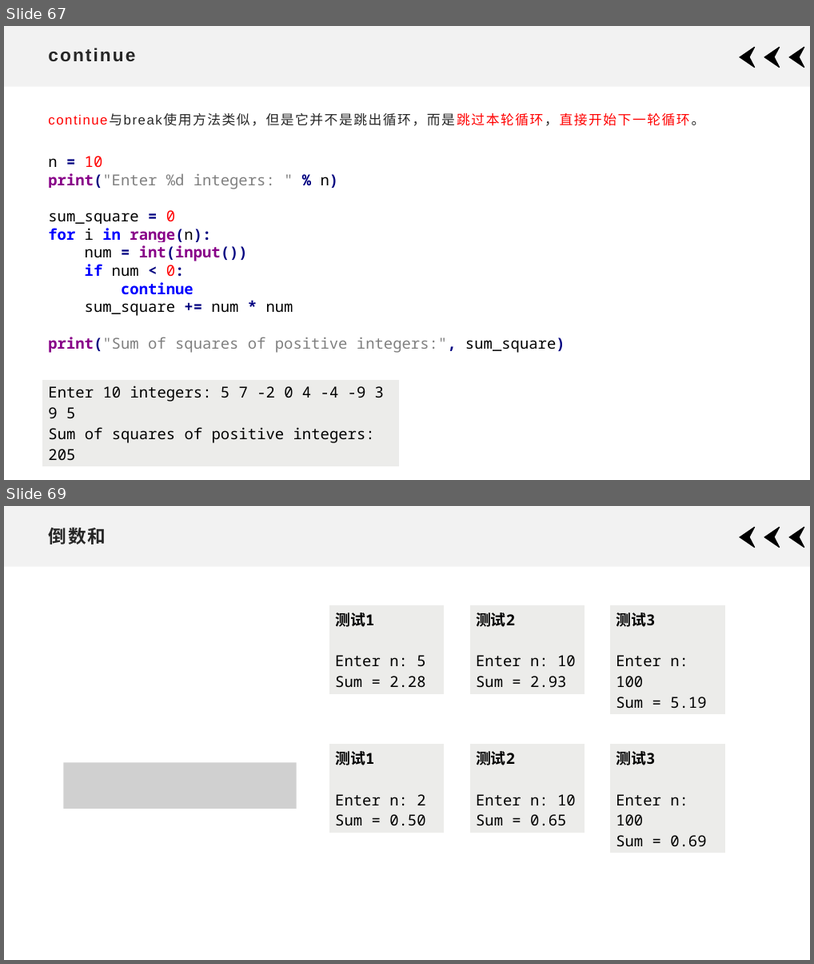
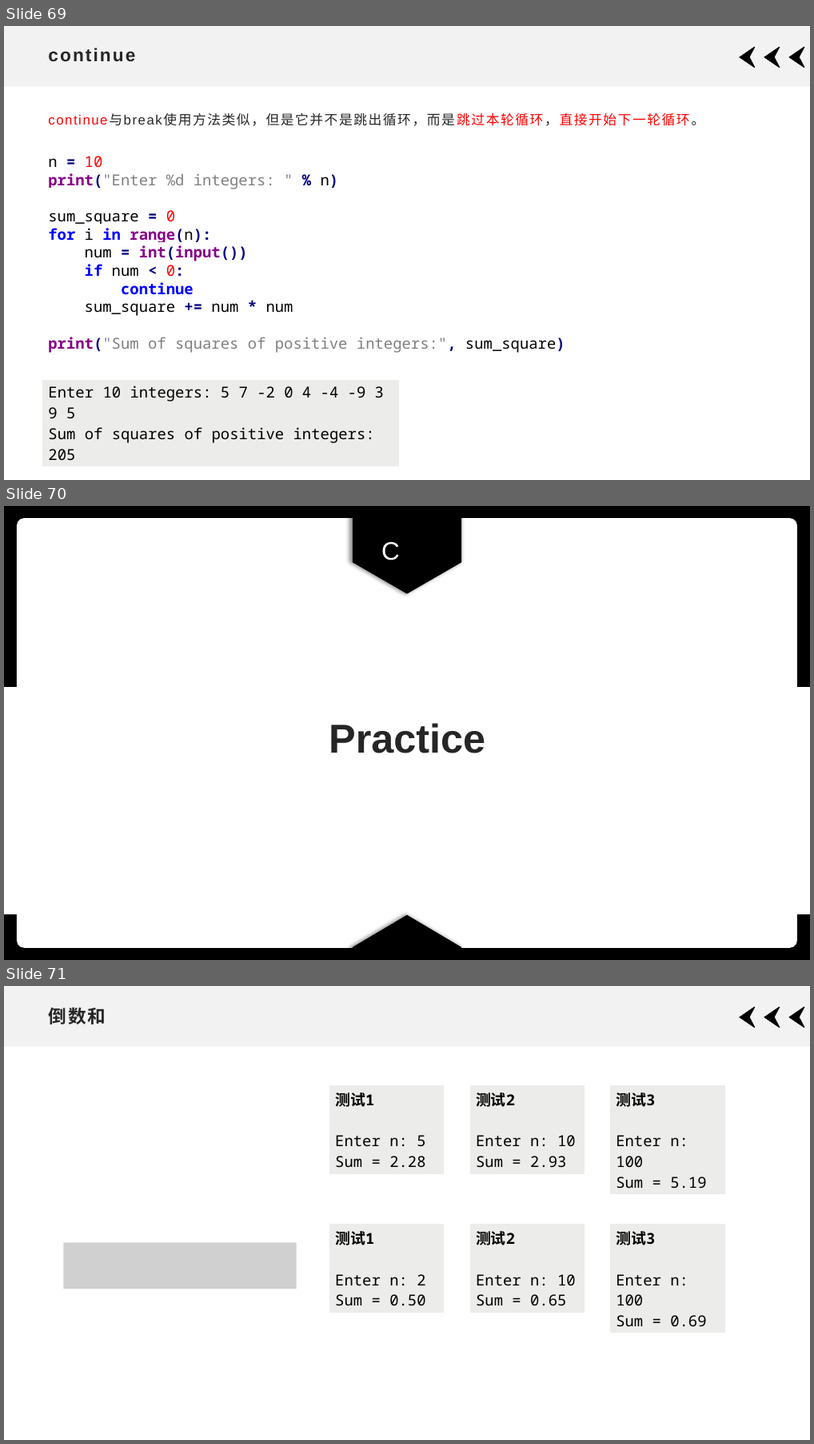
Before and after one commit to xdai02/Python, a slide deck: slides/Chapter3.pptx. Shown one above the other, each under a label of ours: slides 67 and 69 before the commit, slides 69, 70 and 71 after it; the slides between them are not shown. The pictures are 814x964 and 814x1444 pixels, drawn with LibreOffice and Linux fonts; fonts in the diff are those of the drawing; grey boxes stand for pictures. Boxes give left, top, right and bottom in pixels: in the first picture for what was removed or moved away, otherwise in the second. Text is boxed around its words. In the diff, an @@ line names an element or a change of style, - is before the commit and + after.

```diff
--- a/slides/Chapter3.pptx
+++ b/slides/Chapter3.pptx
@@ slide 70 added at bbox=[4, 506, 810, 960], background #FFFFFF @@
@@ text added at bbox=[382, 542, 400, 560], 30 pt, text #FFFFFF @@
+C
@@ title added at bbox=[329, 723, 486, 753], 48 pt, text #262626, bold @@
+Practice
@@ group added at bbox=[4, 506, 810, 960]: 2 rectangles, 2 pentagon arrows, 1 rounded rectangle @@
@@ what was slide 67 is now slide 69 @@
@@ what was slide 69 is now slide 71 @@
```
Also in this commit, not shown: 1 other slide added, 9 other files.
